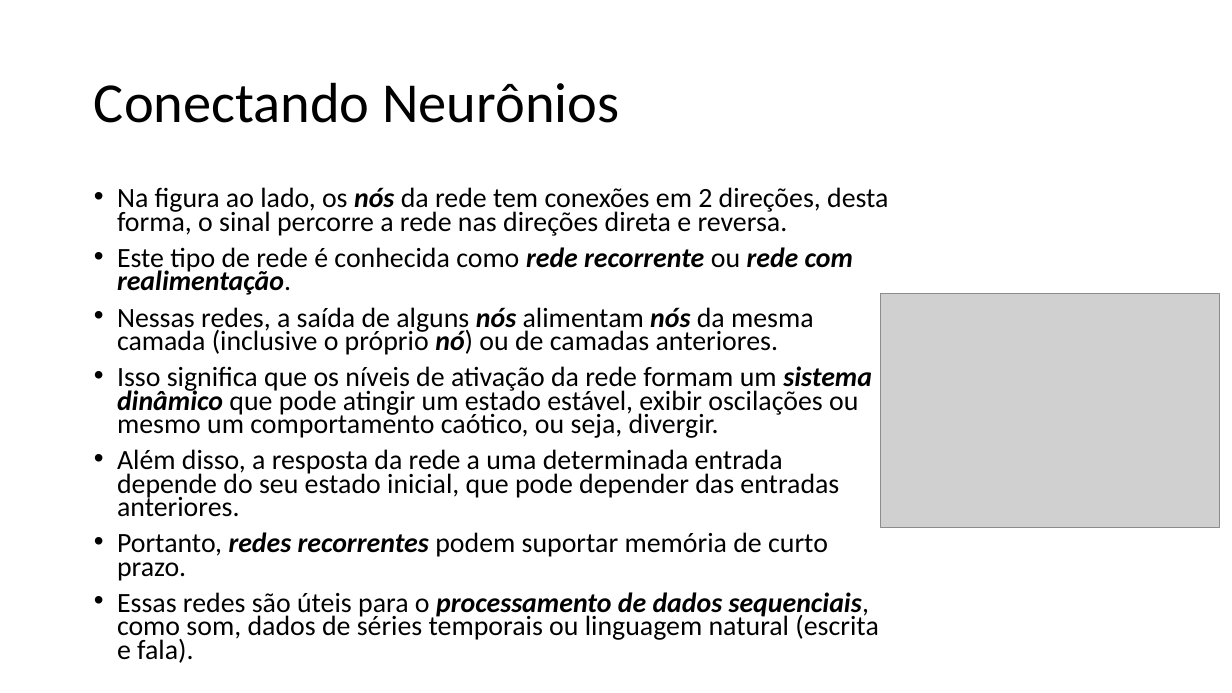
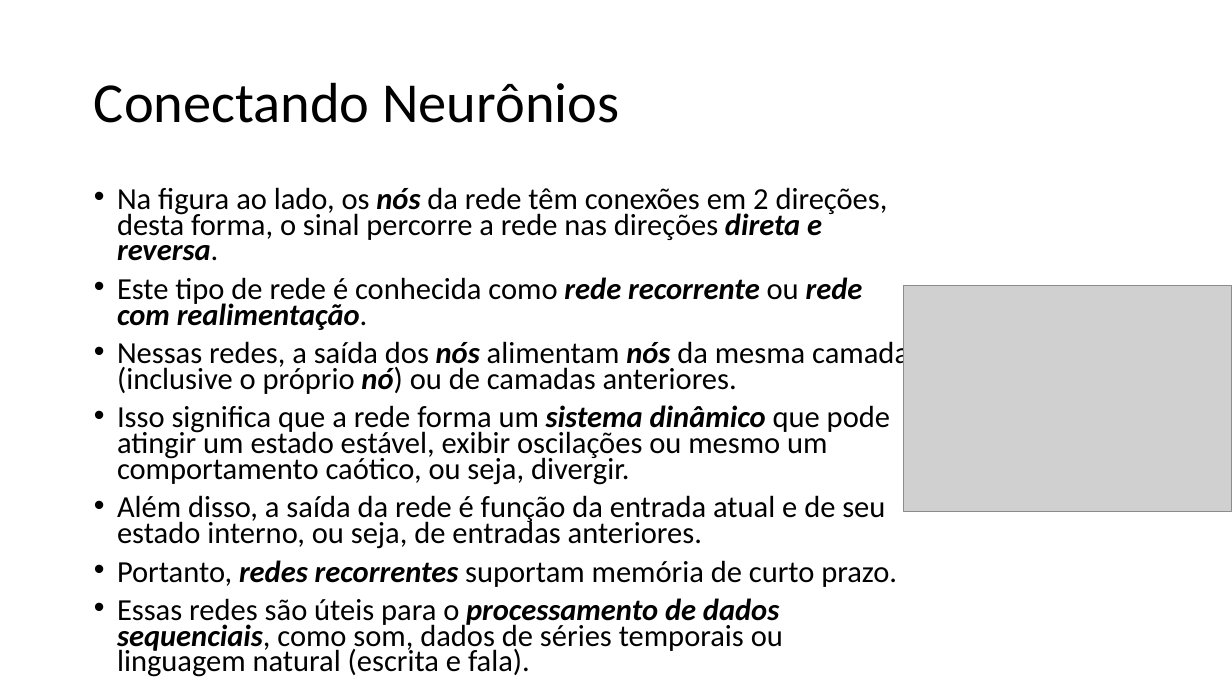
Before and after one commit to zz4fap/t320_aprendizado_de_maquina, a slide deck: slide 18 of slides/T320_Redes_Neurais_Artificiais (Parte II).pptx. Drawn at 1232x693 pixels with LibreOffice and Linux fonts; fonts in the diff are those of the drawing; grey boxes stand for pictures. Boxes give left, top, right and bottom in pixels: in the first picture for what was removed or moved away, otherwise in the second. Text is boxed around its words. In the diff, an @@ line names an element or a change of style, - is before the commit and + after.

```diff
--- a/slides/T320_Redes_Neurais_Artificiais (Parte II).pptx
+++ b/slides/T320_Redes_Neurais_Artificiais (Parte II).pptx
@@ text at bbox=[117, 187, 888, 261]: text changed; size 21.7 to 23.8 pt @@
-• Na figura ao lado, os nós da rede tem conexões em 2 direções, desta forma, o sinal percorre a rede nas direções direta e reversa.
+• Na figura ao lado, os nós da rede têm conexões em 2 direções, desta forma, o sinal percorre a rede nas direções direta e reversa.
@@ text at bbox=[117, 277, 863, 677]: size 21.7 to 23.8 pt in "Este tipo de rede é conhecida como ...", "Essas redes são úteis para o processamento ..." @@
@@ picture: place and size @@
-picture at bbox=[881, 294, 1220, 527]
+picture at bbox=[904, 286, 1232, 512]
@@ text at bbox=[117, 338, 909, 587]: text changed; size 21.7 to 23.8 pt @@
-• Nessas redes, a saída de alguns nós alimentam nós da mesma camada (inclusive o próprio nó) ou de camadas anteriores.
-• Isso significa que os níveis de ativação da rede formam um sistema dinâmico que pode atingir um estado estável, exibir oscilações ou mesmo um comportamento caótico, ou seja, divergir.
-• Além disso, a resposta da rede a uma determinada entrada depende do seu estado inicial, que pode depender das entradas anteriores.
-• Portanto, redes recorrentes podem suportar memória de curto prazo.
+• Nessas redes, a saída dos nós alimentam nós da mesma camada (inclusive o próprio nó) ou de camadas anteriores.
+• Isso significa que a rede forma um sistema dinâmico que pode atingir um estado estável, exibir oscilações ou mesmo um comportamento caótico, ou seja, divergir.
+• Além disso, a saída da rede é função da entrada atual e de seu estado interno, ou seja, de entradas anteriores.
+• Portanto, redes recorrentes suportam memória de curto prazo.
```
Also in this commit, not shown: 1 other slide changed.
